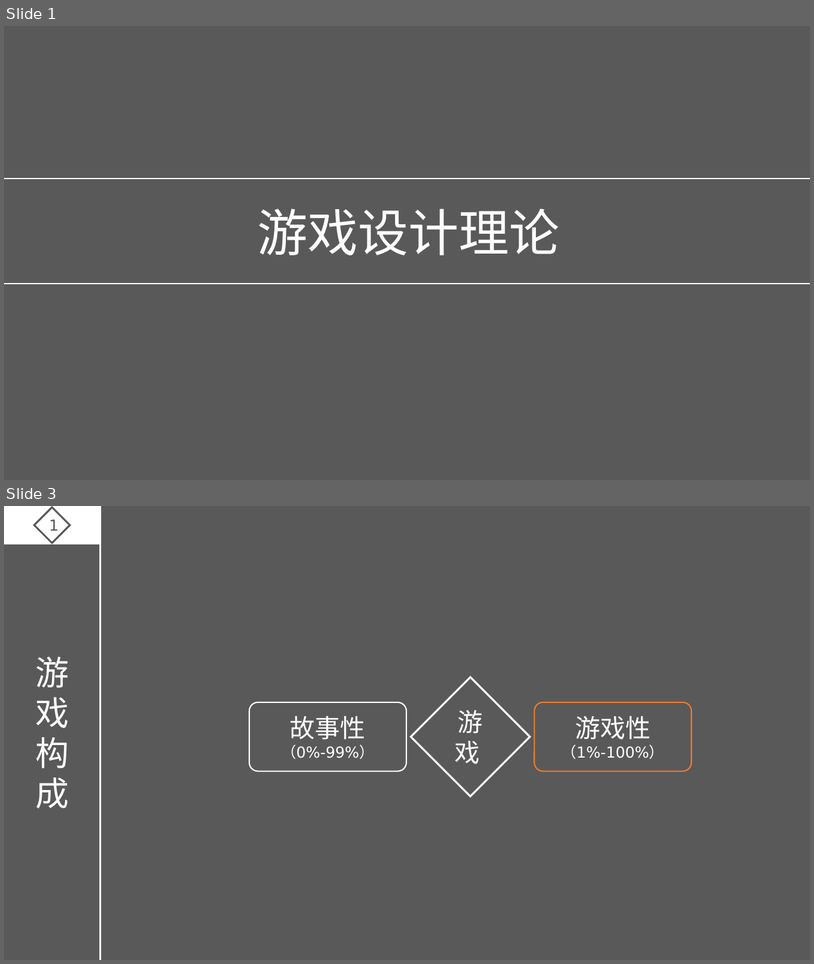
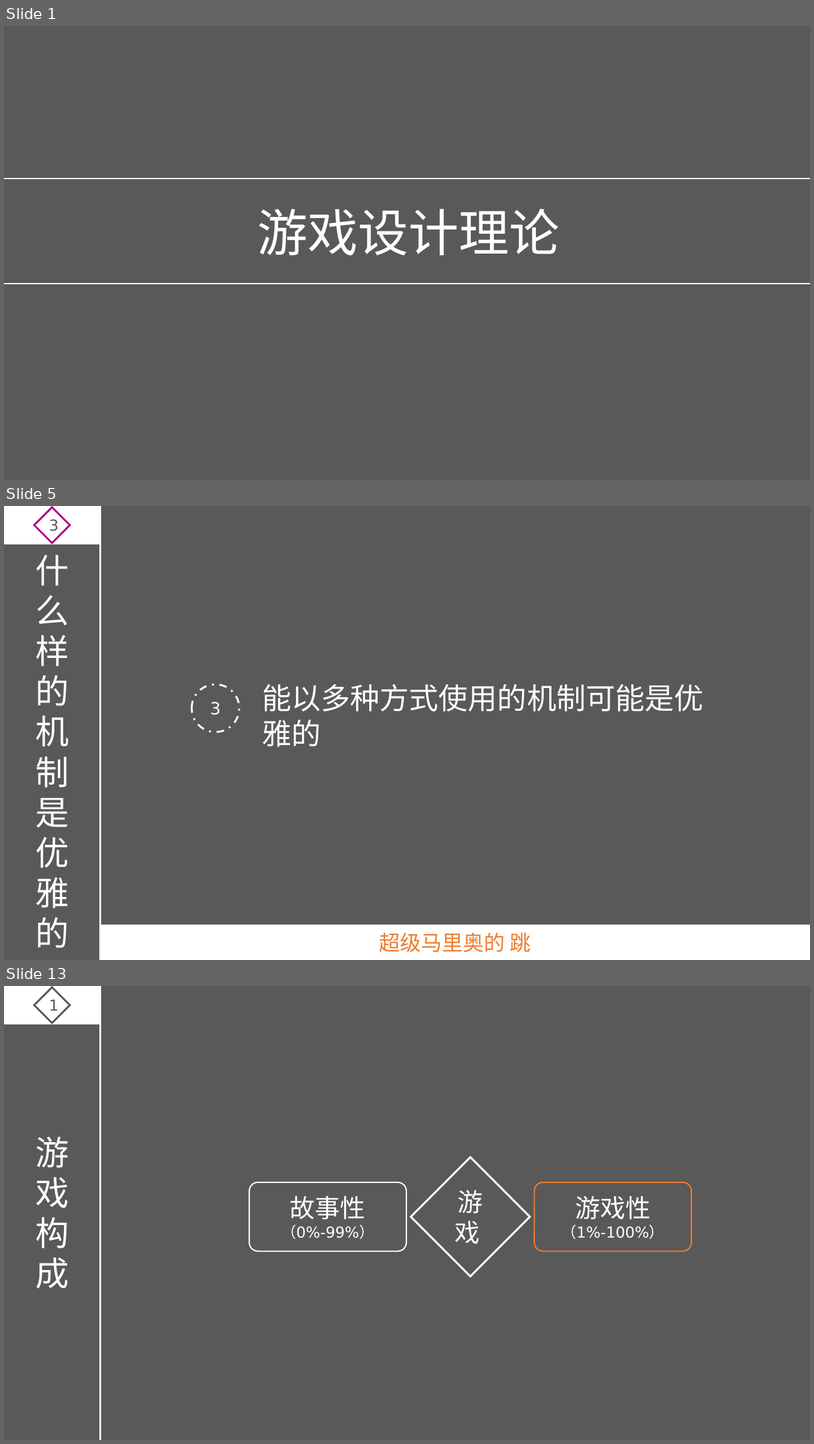
Before and after one commit to ThreePeopleGame/Death, a slide deck: Share/游戏设计理论.pptx. Shown one above the other, each under a label of ours: slides 1 and 3 before the commit, slides 1, 5 and 13 after it; the slides between them are not shown. The pictures are 814x964 and 814x1444 pixels, drawn with LibreOffice and Linux fonts; fonts in the diff are those of the drawing. Boxes give left, top, right and bottom in pixels: in the first picture for what was removed or moved away, otherwise in the second. Text is boxed around its words. In the diff, an @@ line names an element or a change of style, - is before the commit and + after.

```diff
--- a/Share/游戏设计理论.pptx
+++ b/Share/游戏设计理论.pptx
@@ slide 5 added at <box>4,506,810,960</box>, background #595959 @@
@@ rectangle added at <box>4,506,100,544</box>, fill #FFFFFF, outline #FFFFFF 1.5 pt @@
@@ diamond added at <box>34,507,70,543</box>, outline #AC0688 2.25 pt, 18 pt, text #595959 @@
+3
@@ line added from (100, 506) to (100, 960), #FFFFFF 2.25 pt @@
@@ text added at <box>35,555,69,948</box>, 40 pt, text #FFFFFF @@
+什么样的机制是优雅的
@@ ellipse added at <box>192,684,239,732</box>, outline #FFFFFF 2.25 pt dashed, 20 pt, text #FFFFFF @@
+3
@@ text added at <box>263,684,704,747</box>, 35 pt, text #FFFFFF @@
+能以多种方式使用的机制可能是优雅的
@@ rectangle added at <box>100,925,810,960</box>, fill #FFFFFF, outline #FFFFFF 1.5 pt, 25 pt, text #ED7D31 @@
+超级马里奥的 跳
@@ what was slide 3 is now slide 13 @@
```
Also in this commit, not shown: 4 slides changed, 14 other slides added, 1 slide removed, 1 other file.
